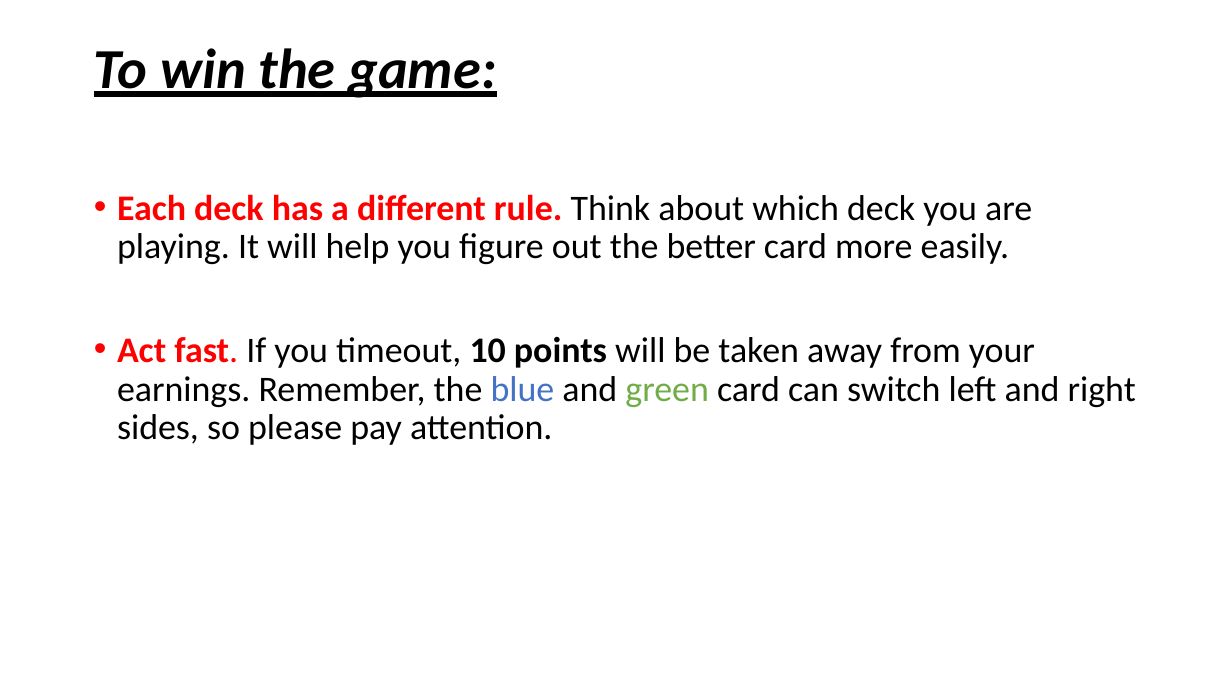
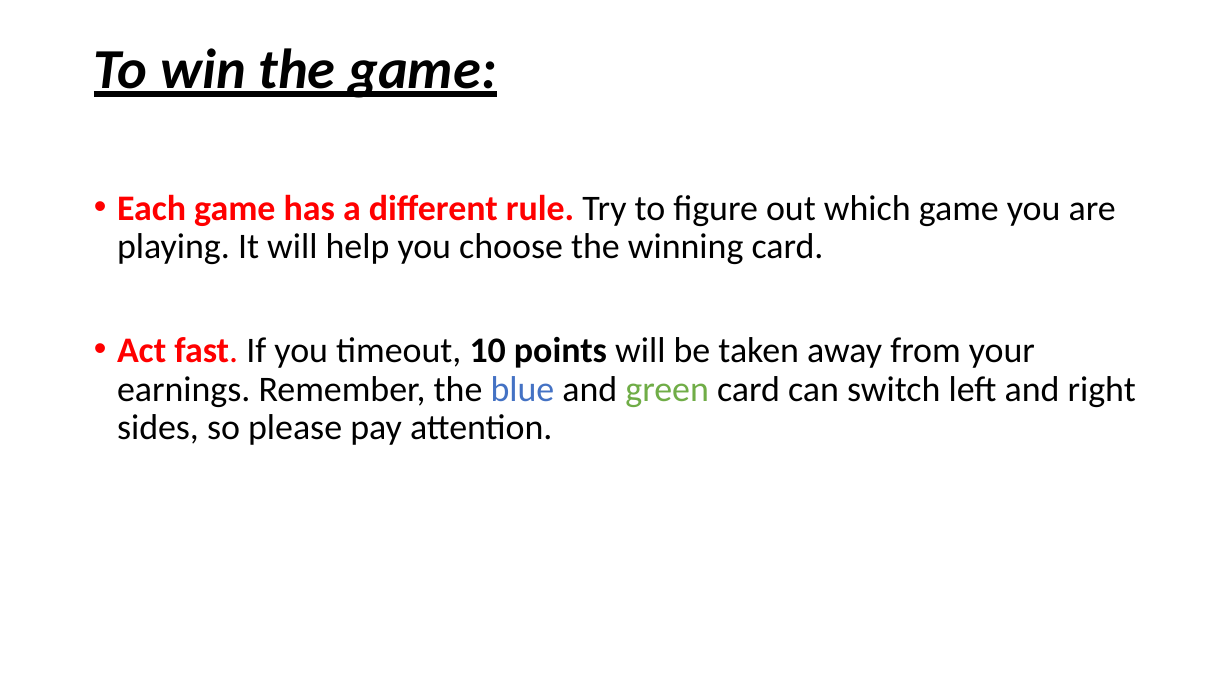
Before and after one commit to LillianXu2019/LUX-RL, a slide deck: slide 27 of images/task_instructions_lux.pptx. Drawn at 1232x693 pixels with LibreOffice and Linux fonts; fonts in the diff are those of the drawing. Boxes give left, top, right and bottom in pixels: in the first picture for what was removed or moved away, otherwise in the second. Text is boxed around its words. In the diff, an @@ line names an element or a change of style, - is before the commit and + after.

```diff
--- a/images/task_instructions_lux.pptx
+++ b/images/task_instructions_lux.pptx
@@ text at (x1=117, y1=194, x2=1116, y2=264): text changed @@
-• Each deck has a different rule. Think about which deck you are playing. It will help you figure out the better card more easily.
+• Each game has a different rule. Try to figure out which game you are playing. It will help you choose the winning card.
```
Also in this commit, not shown: 9 other slides changed, 14 slides added, 15 other files.
